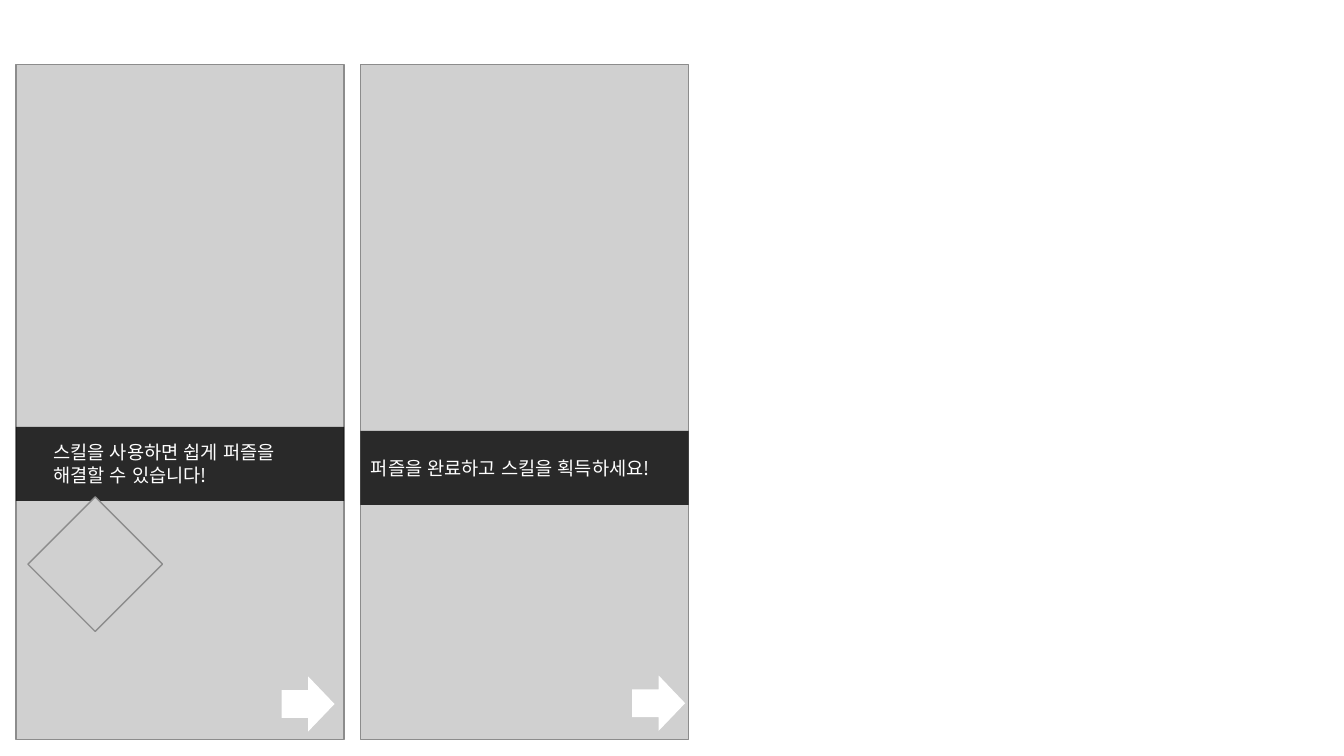
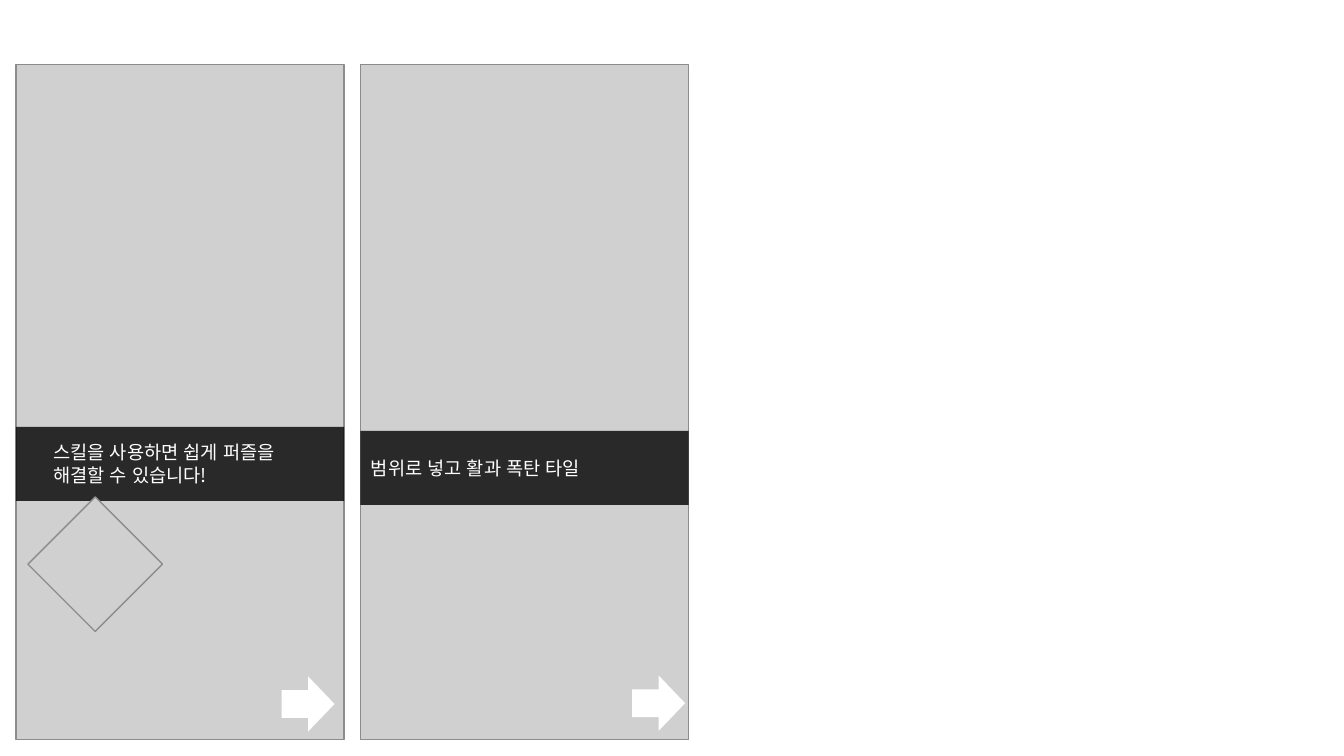
Before and after one commit to PenguinPistol/Sliding_Puzzle_Battle, a slide deck: slide 7 of 기획서/Slide Puzzle Battle Tutorial.pptx. Drawn at 1344x756 pixels with LibreOffice and Linux fonts; fonts in the diff are those of the drawing; grey boxes stand for pictures. Boxes give left, top, right and bottom in pixels: in the first picture for what was removed or moved away, otherwise in the second. Text is boxed around its words. In the diff, an @@ line names an element or a change of style, - is before the commit and + after.

```diff
--- a/기획서/Slide Puzzle Battle Tutorial.pptx
+++ b/기획서/Slide Puzzle Battle Tutorial.pptx
@@ text at (371,459,580,477): text changed @@
-퍼즐을 완료하고 스킬을 획득하세요!
+범위로 넣고 활과 폭탄 타일
```
Also in this commit, not shown: 20 other files.
